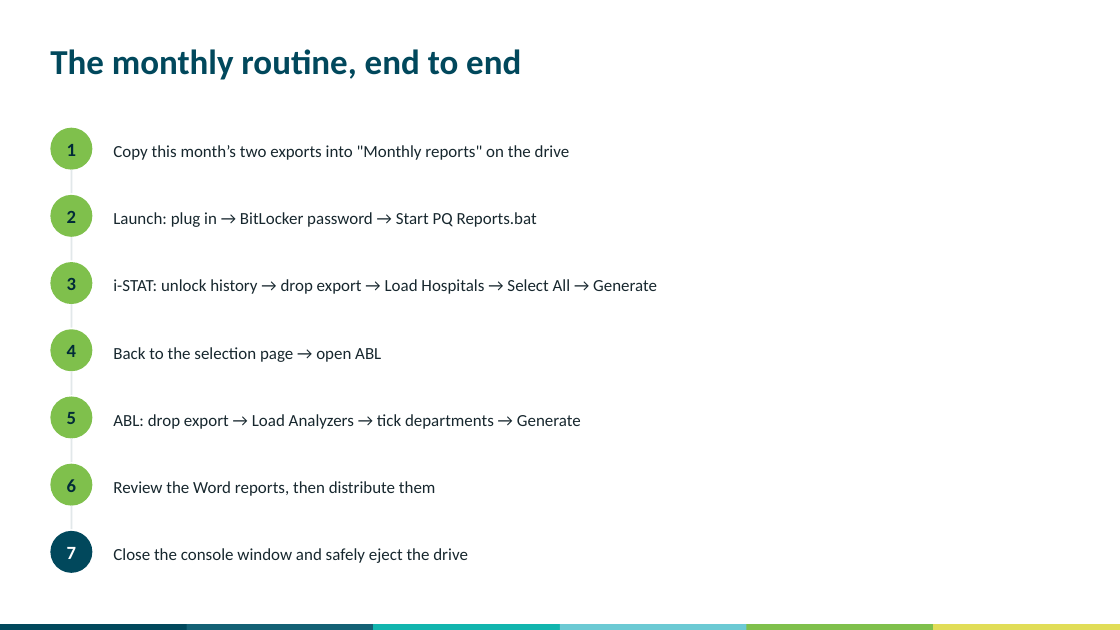
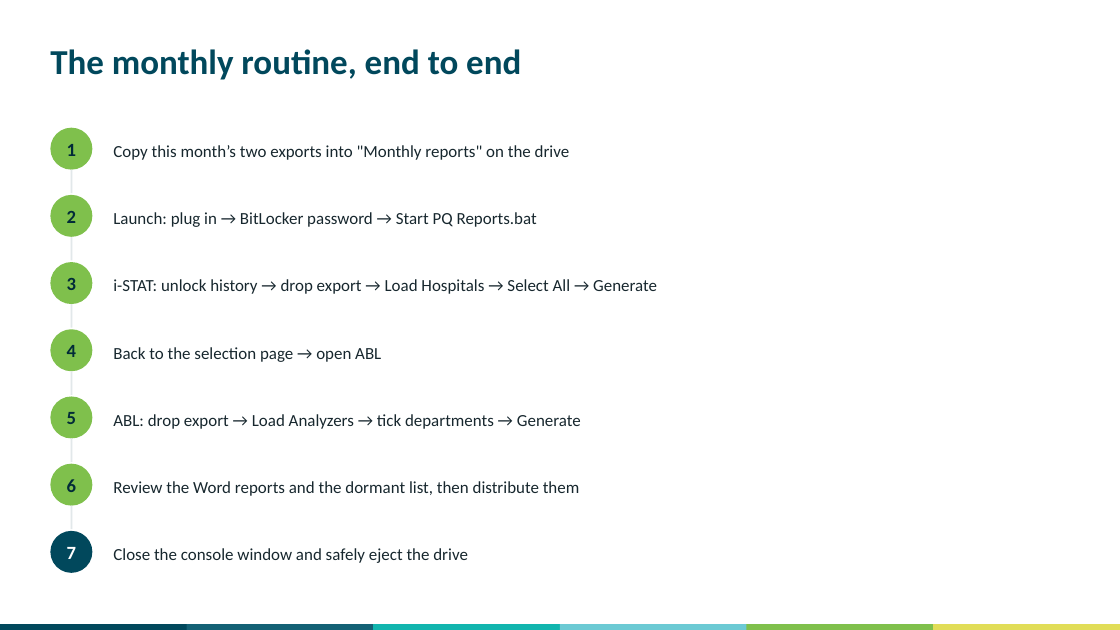
Before and after one commit to swornsealed/Report-app, a slide deck: slide 16 of PQ_Report_Generator_User_Guide.pptx (slide 15 before the commit). Drawn at 1120x630 pixels with LibreOffice and Linux fonts; fonts in the diff are those of the drawing. Boxes give left, top, right and bottom in pixels: in the first picture for what was removed or moved away, otherwise in the second. Text is boxed around its words. In the diff, an @@ line names an element or a change of style, - is before the commit and + after.

```diff
--- a/PQ_Report_Generator_User_Guide.pptx
+++ b/PQ_Report_Generator_User_Guide.pptx
@@ text at (x1=113, y1=481, x2=580, y2=496): text changed @@
-Review the Word reports, then distribute them
+Review the Word reports and the dormant list, then distribute them
```
Also in this commit, not shown: 1 other slide changed, 1 slide added.
